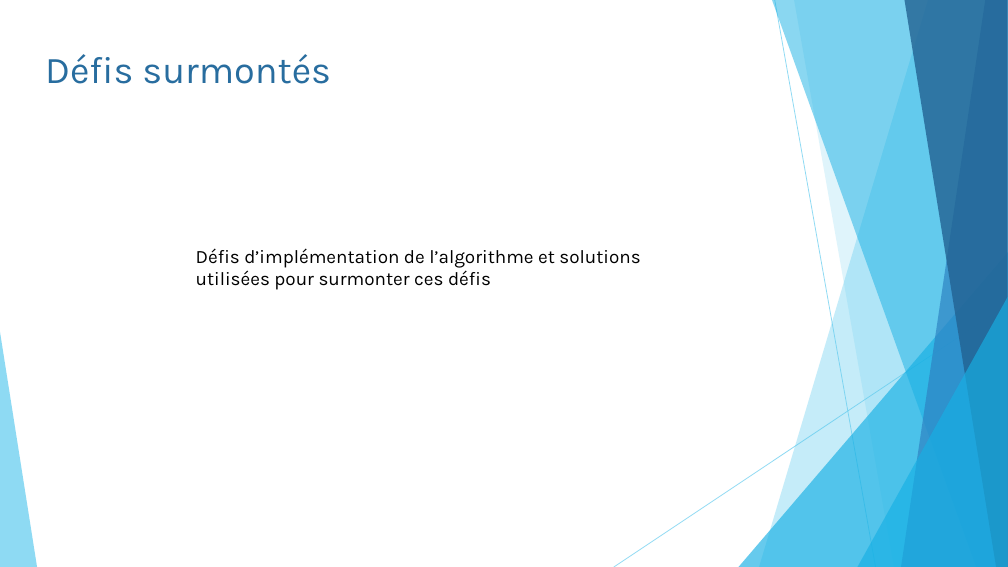
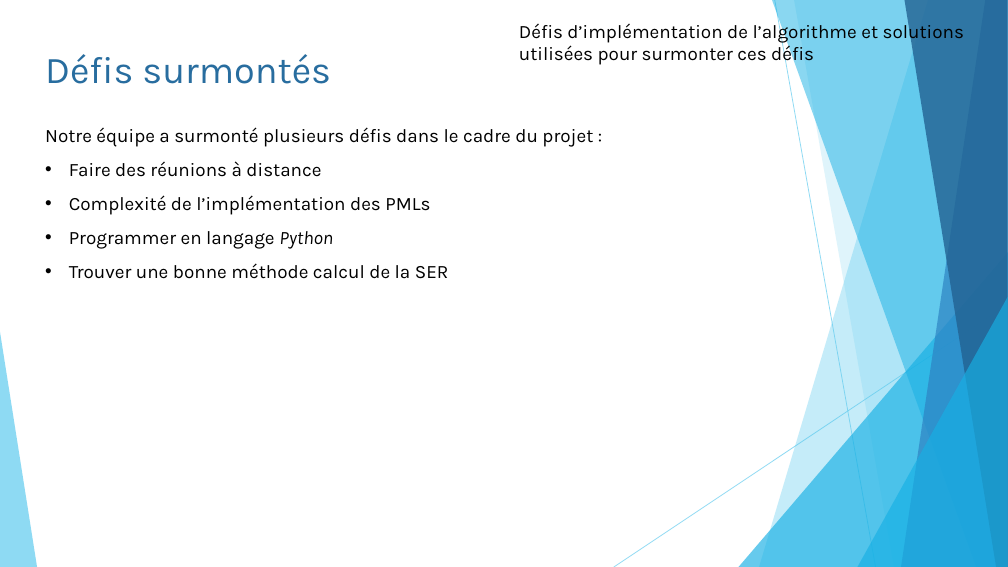
Before and after one commit to pierreluc-plt/ProjetSimulation, a slide deck: slide 16 of Oral/Présentation_Eq11.pptx (slide 15 before the commit). Drawn at 1008x567 pixels with LibreOffice and Linux fonts; fonts in the diff are those of the drawing. Boxes give left, top, right and bottom in pixels: in the first picture for what was removed or moved away, otherwise in the second. Text is boxed around its words. In the diff, an @@ line names an element or a change of style, - is before the commit and + after.

Commit message:
Update Présentation_Eq11.pptx
Reste à mettre des résultats et restructurer ça un tit peu (Partie SER aussi à faire)

```diff
--- a/Oral/Présentation_Eq11.pptx
+++ b/Oral/Présentation_Eq11.pptx
@@ text "Défis d’implémentation de l’algorithme et ...": place and size @@
-text "Défis d’implémentation de l’algorithme et ..." at bbox=[196, 248, 640, 290]
+text "Défis d’implémentation de l’algorithme et ..." at bbox=[519, 21, 964, 66]
@@ text added at bbox=[45, 127, 593, 279], 18 pt, text #000000 @@
+Notre équipe a surmonté plusieurs défis dans le cadre du projet :
+• Faire des réunions à distance
+• Complexité de l’implémentation des PMLs
+• Programmer en langage Python
+• Trouver une bonne méthode calcul de la SER
```
Also in this commit, not shown: 8 other slides changed, 1 slide added.
